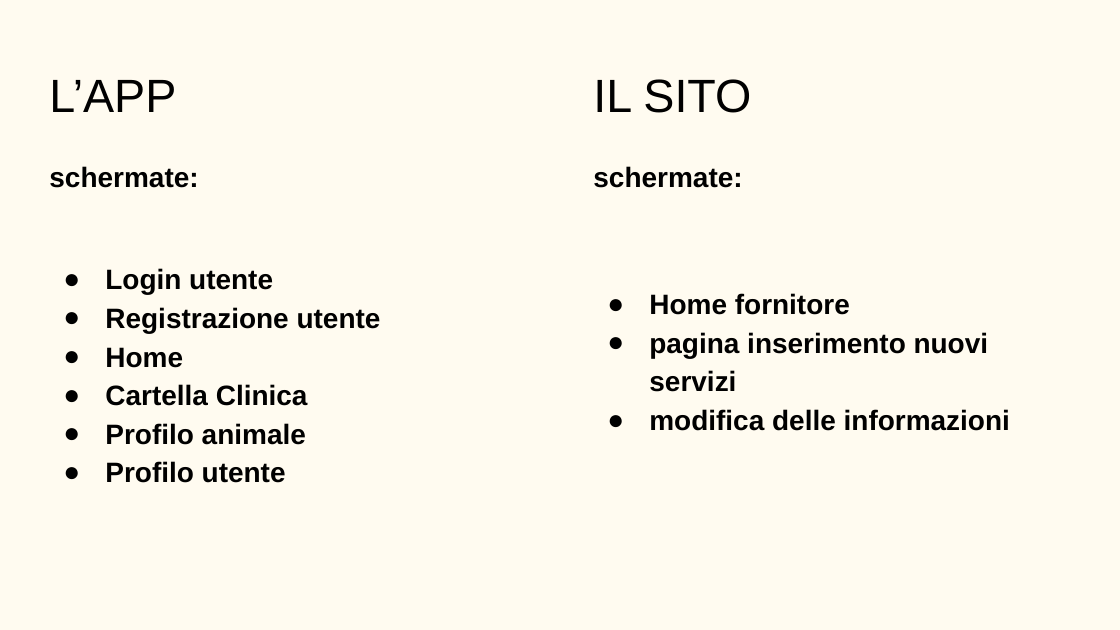
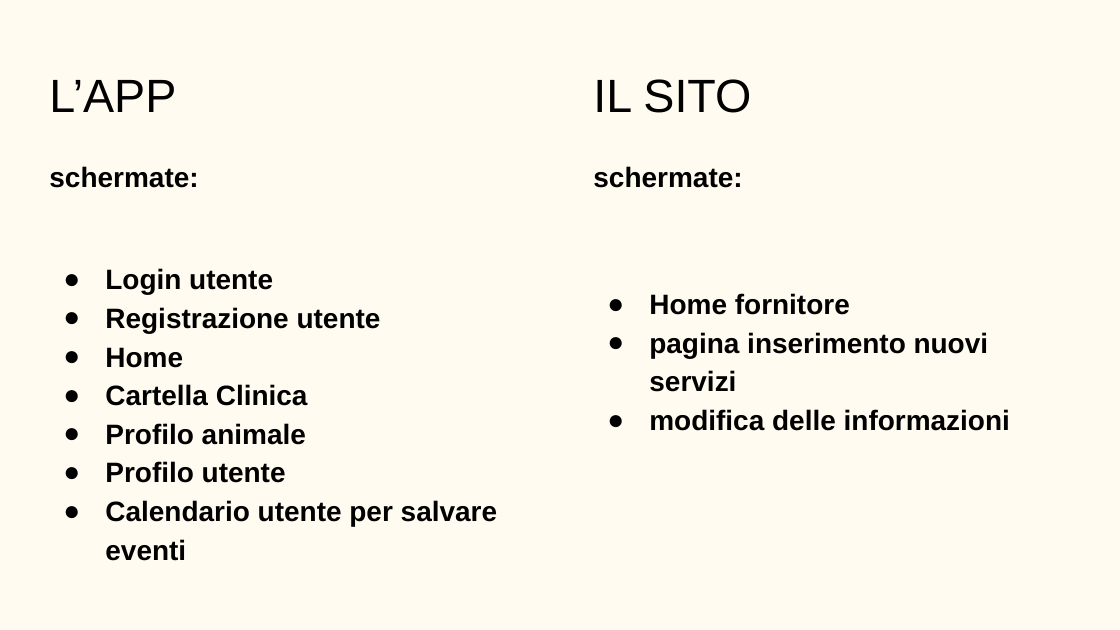
Before and after one commit to Tommiconlai/AppPet, a slide deck: slide 10 of Documenti/Relazione Finale/PP relazione.pptx (slide 9 before the commit). Drawn at 1120x630 pixels with LibreOffice and Linux fonts; fonts in the diff are those of the drawing. Boxes give left, top, right and bottom in pixels: in the first picture for what was removed or moved away, otherwise in the second. Text is boxed around its words. In the diff, an @@ line names an element or a change of style, - is before the commit and + after.

```diff
--- a/Documenti/Relazione Finale/PP relazione.pptx
+++ b/Documenti/Relazione Finale/PP relazione.pptx
@@ text at (x1=105, y1=500, x2=497, y2=561): paragraph added @@
+● Calendario utente per salvare eventi
```
Also in this commit, not shown: 1 other slide changed, 10 slides added.
